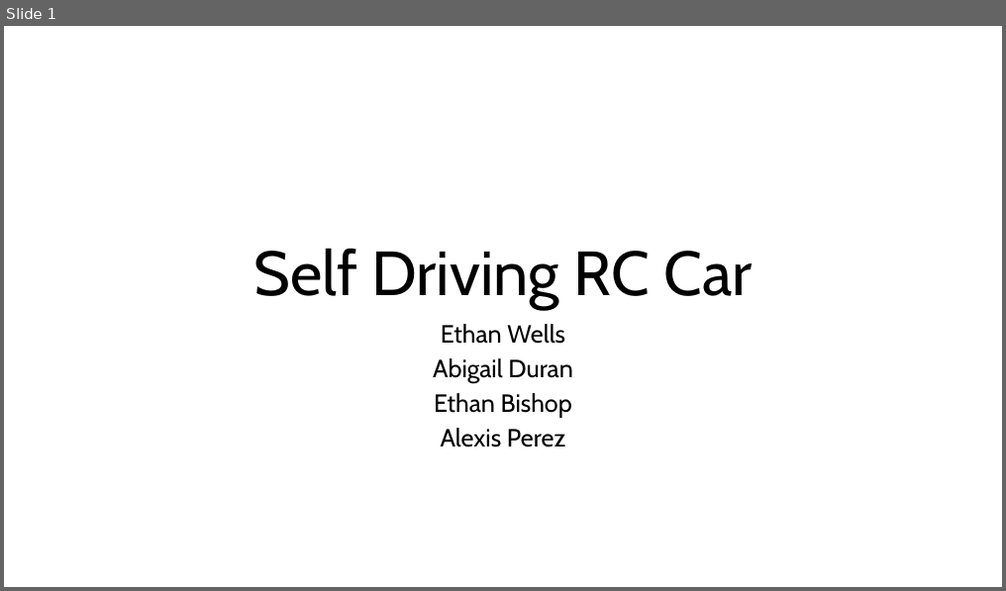
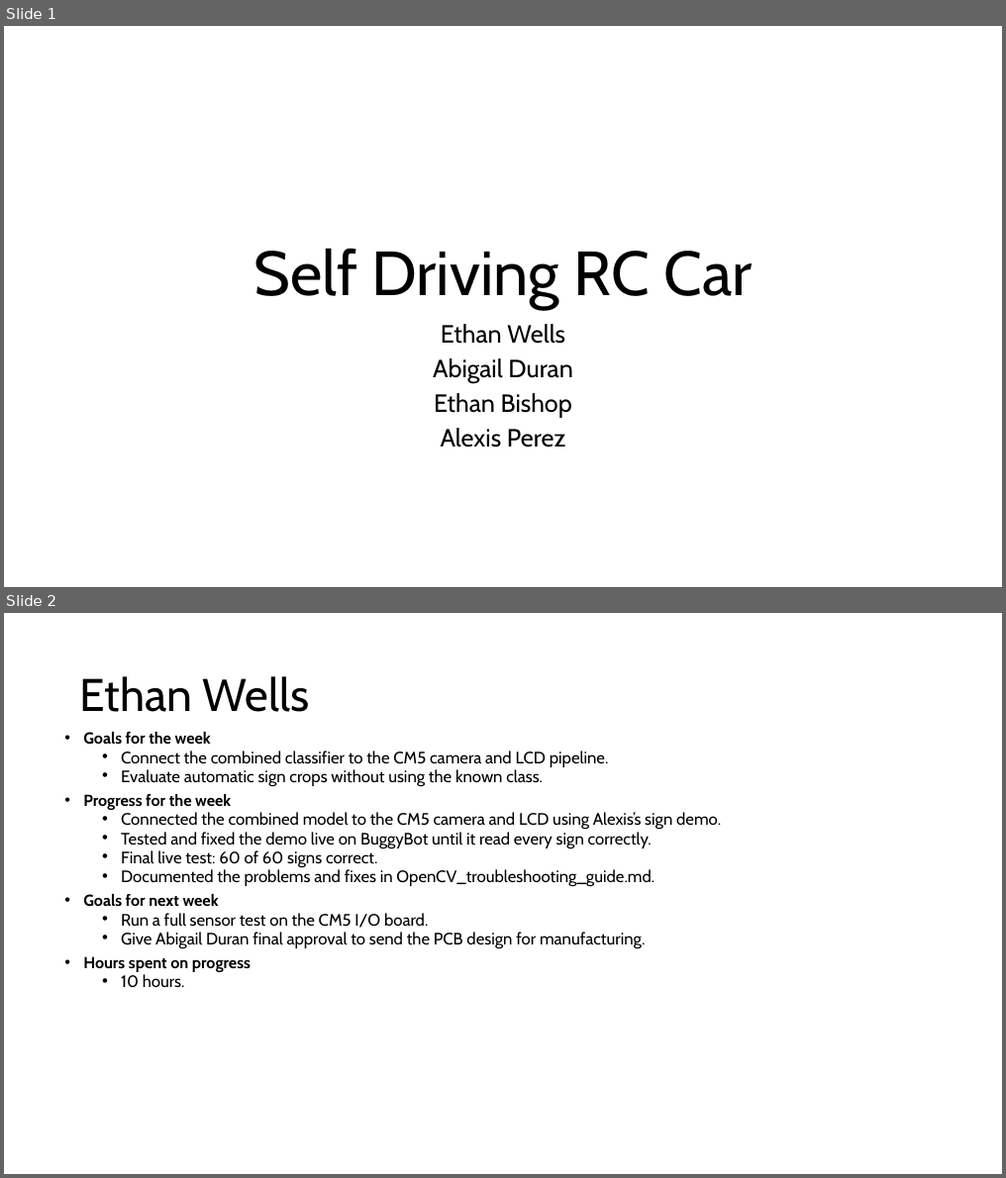
Before and after one commit to EthanWellsSr/BuggyBot, a slide deck: Weekly Reports/Self-Driving-RC-Car.pptx. Shown one above the other, each under a label of ours: slide 1 before the commit, slides 1 and 2 after it. The pictures are 1006x591 and 1006x1178 pixels, drawn with LibreOffice and Linux fonts; fonts in the diff are those of the drawing. Boxes give left, top, right and bottom in pixels: in the first picture for what was removed or moved away, otherwise in the second. Text is boxed around its words. In the diff, an @@ line names an element or a change of style, - is before the commit and + after.

Commit message:
Week 10: assemble weekly presentation deck from slides

```diff
--- a/Weekly Reports/Self-Driving-RC-Car.pptx
+++ b/Weekly Reports/Self-Driving-RC-Car.pptx
@@ slide 2 added at [4,613,1002,1174], background #FFFFFF @@
@@ title added at [80,676,310,712], 44 pt, text #000000 @@
+Ethan Wells
@@ text added at [83,732,721,987], 16 pt, text #000000 @@
+• Goals for the week
+  • Connect the combined classifier to the CM5 camera and LCD pipeline.
+  • Evaluate automatic sign crops without using the known class.
+• Progress for the week
+  • Connected the combined model to the CM5 camera and LCD using Alexis’s sign demo.
+  • Tested and fixed the demo live on BuggyBot until it read every sign correctly.
+  • Final live test: 60 of 60 signs correct.
+  • Documented the problems and fixes in OpenCV_troubleshooting_guide.md.
+• Goals for next week
+  • Run a full sensor test on the CM5 I/O board.
+  • Give Abigail Duran final approval to send the PCB design for manufacturing.
+• Hours spent on progress
+  • 10 hours.
```
Also in this commit, not shown: 3 slides changed, 7 other slides added, 10 slides removed.
